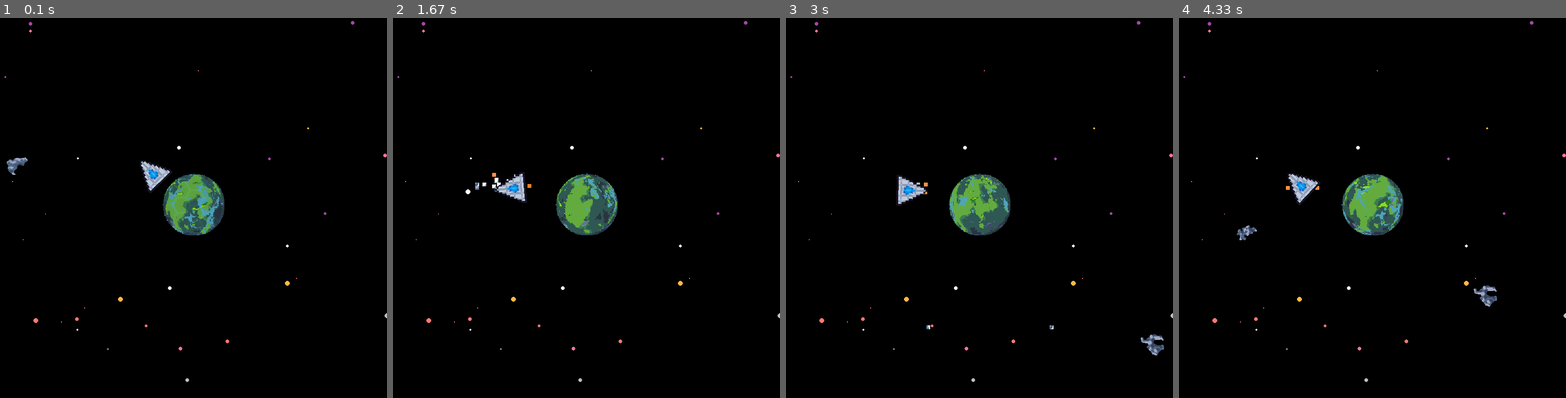
Above: before the commit, frames 1-4 (left to right).
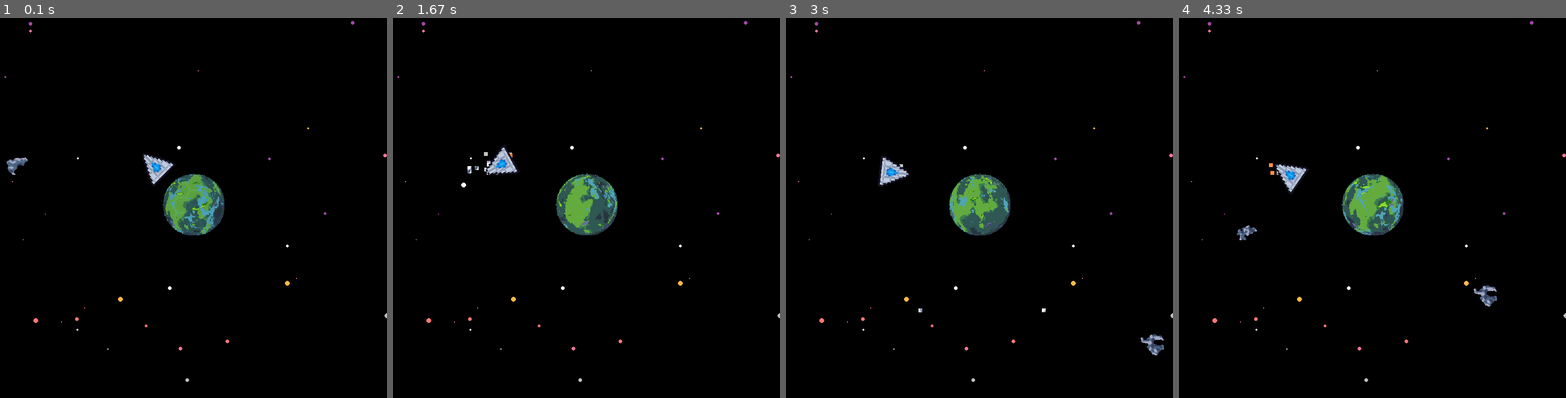
Above: after the commit, the same moments.

Repository: ScriptLineStudios/Pygame-Community-Jam
Game: pygame game, started from main.py
Same seed, same stepped clock (60 frames per second), same inputs: the game is played once before the commit and once after it.
Inputs (mouse positions are in pixels of both pictures, inside the frame that each line leads up to):
- Up to frame 1 (0.1 s): no input
- Up to frame 2 (1.67 s): press the mouse at (493, 208) at 0.37 s; move the mouse to (559, 249) at 0.47 s; release the mouse at (625, 291) at 0.6 s; tap Space at 0.73, 1.03, 1.23, 1.57 s; click (466, 147) at 0.75 s; click (632, 238) at 1.25 s; click (447, 192) at 1.58 s
- Up to frame 3 (3 s): tap Space at 1.87 s; click (1126, 348) at 2.05 s; click (1056, 173) at 2.38 s; click (1099, 196) at 2.72 s
- Up to frame 4 (4.33 s): click (1248, 154) at 3.05 s; click (1457, 109) at 3.38 s; click (1260, 181) at 3.72 s; click (1287, 173) at 4.05 s

The runs differ from the first frame. In frame 1, 0.5% of the frame differs, in the area x 36-46%, y 35-47%; in frame 2, 1.0%, in the area x 17-36%, y 33-49%; in frame 3, 0.8%; in frame 4, 0.7%.

Commit message:
Reject ship from the planet

Diff:
--- a/main.py
+++ b/main.py
@@ -285,15 +285,16 @@
       #event check
 
       if mainPlanet.ifCollideMask(ship.mask,[ship.x,ship.y]):
-            PlanetShipDist = [mainPlanet.center[0]-ship.centered[0],mainPlanet.center[1]-ship.centered[1]]
-            ang = math.atan2(PlanetShipDist[1],PlanetShipDist[1])
-            ship.speed[0] = -ship.speed[0]-math.cos(math.radians(ang))*10
-            ship.speed[1] = -ship.speed[1]+math.sin(math.radians(ang))*10
+            PlanetShipDist = [mainPlanet.center[0]-ship.rect.center[0],mainPlanet.center[1]-ship.rect.center[1]]#distance between planet center and ship center
+            ang = math.atan2(PlanetShipDist[1],PlanetShipDist[1])#getting angle from hypotenuse
+
+            ship.speed[0] = -ship.speed[0]-math.cos(ang)*10#reject ship from planet
+            ship.speed[1] = -ship.speed[1]+math.sin(ang)*10#
             ship.speedIncrease = 0.7
             mainPlanet.boundTimer = mainPlanet.maxBoundTimer
             mainPlanet.transparency = 0
 
-      elif mc[0] == True:
+      if mc[0] == True and mainPlanet.boundTimer == 0:
             particles.append(particle(ship.rect.center[0], ship.rect.center[1], rd.randrange(-3, 3), rd.randrange(-1, 1), 4, (163, 167, 194), 0, fire_particles, rd.randrange(20, 30)))
             ship.speed[0] = math.cos(math.radians(angle))*5
             ship.speed[1] = math.sin(math.radians(angle))*5
